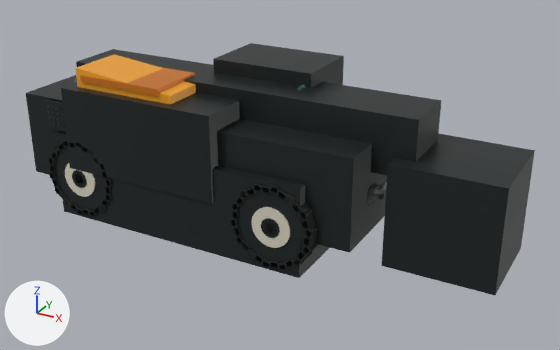
Two versions of the glTF model assets/models/742.glb, one commit apart.
One viewpoint serves both versions: a camera (50 mm lens) standing at (6.38, -9.43, 5.57) and looking at (1.19, 0.01, 0.85). The lights are fixed; the arrows at lower left show +X, +Y and +Z. The picture after the commit comes second. Where no turn or scale is listed for an object, it has been applied to the vertices. Vertices at exactly the same position are counted once.

The first picture shows 'Boom_Hit', 'Cab_Hit', 'CarriageTiltCylinderBarrel', 'CarriageTiltCylinderRod', 'Carriage_Hit', 'Chassis_Hit', 'EngineHoodSpine', 'EngineHoodUpper', 'Hydraulics_Hit', 'RadiatorGrille', 'Steering_Hit', 'WheelRimOuter_FR', 'WheelRimOuter_RR' and 41 more.
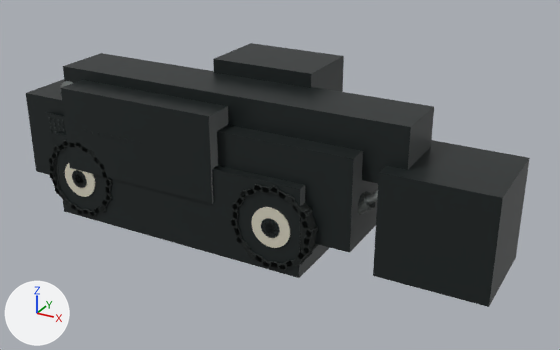
Edits to the bpy script that builds the scene:
```text
Change me_cube_127:
    used by ob_enginehoodspine; location = (-0.88, -0.63, 2.25)
    remove me_cube_127.from_pydata(...)  # 8 vertices, 12 faces; spans x -0.71..0.71, y -0.465..0.465, z -0.05..0.05
    add me_cube_127.from_pydata(...)  # 8 vertices, 12 faces; spans x -0.67..0.67, y -0.25..0.25, z -0.03..0.03
    me_cube_127 part 1: the whole mesh is scaled about its middle by (0.944, 0.538, 0.6)
Change me_enginehoodupper_mesh:
    used by ob_enginehoodupper; location = (-0.83, -0.63, 2.0)
    remove me_enginehoodupper_mesh.from_pydata(...)  # 8 vertices, 12 faces; spans x -0.86..0.86, y -0.44..0.44, z -0.23..0.4
    add me_enginehoodupper_mesh.from_pydata(...)  # 8 vertices, 12 faces; spans x -0.75..0.75, y -0.25..0.25, z -0.09..0.15
    me_enginehoodupper_mesh part 2: the whole mesh is scaled about the mesh origin by (0.872, 0.568, 0.391)
Change ob_boom_hit:
    ob_boom_hit.location: (0.59, 0.0, 1.84) -> (0.59, -0.3, 1.84)
Change ob_carriagetiltcylinderbarrel:
    ob_carriagetiltcylinderbarrel.location: (2.62, -0.42, 0.89) -> (2.62, -0.72, 0.89)
Change ob_carriagetiltcylinderrod:
    ob_carriagetiltcylinderrod.location: (3.06, -0.42, 1.24) -> (3.06, -0.72, 1.24)
Change ob_carriage_hit:
    ob_carriage_hit.location: (3.93, 0.0, 0.94) -> (3.93, -0.3, 0.94)
Change ob_boompivotpin:
    ob_boompivotpin.location: (-2.16, 0.0, 1.84) -> (-2.16, -0.3, 1.84)
Change ob_enginehoodspine:
    ob_enginehoodspine.location: (-0.88, -0.63, 2.25) -> (-0.86, -0.96, 1.52)
Change ob_enginehoodupper:
    ob_enginehoodupper.location: (-0.83, -0.63, 2.0) -> (-0.83, -0.96, 1.36)
```

What differs and where, as boxes (x1, y1, x2, y2) in the pictures (560 x 350 px):
'Carriage_Hit', moved
    before: (382, 134, 535, 295)
    after: (373, 140, 530, 307)
'Boom_Hit', moved
    before: (76, 49, 441, 176)
    after: (63, 53, 434, 184)
'EngineHoodUpper', moved, rescaled (not visible afterwards)
    before: (75, 54, 196, 104)
'EngineHoodSpine', moved, rescaled (not visible afterwards)
    before: (80, 67, 195, 96)
'CarriageTiltCylinderBarrel', moved
    before: (367, 183, 384, 206)
    after: (358, 191, 375, 215)
'CarriageTiltCylinderRod', moved (mostly hidden)
    before: (375, 182, 387, 195)
    after: (366, 190, 378, 204)
'BoomPivotPin', moved (not visible before)
    after: (61, 81, 73, 88)
